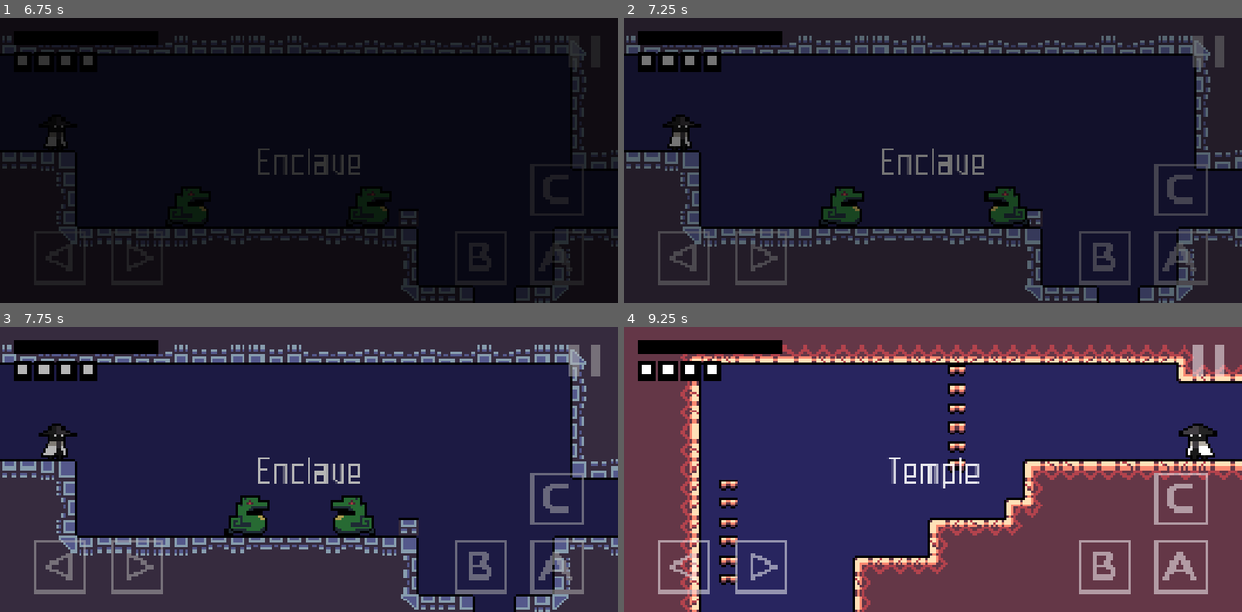
Above: before the commit, frames 1-4 (two rows, left to right).
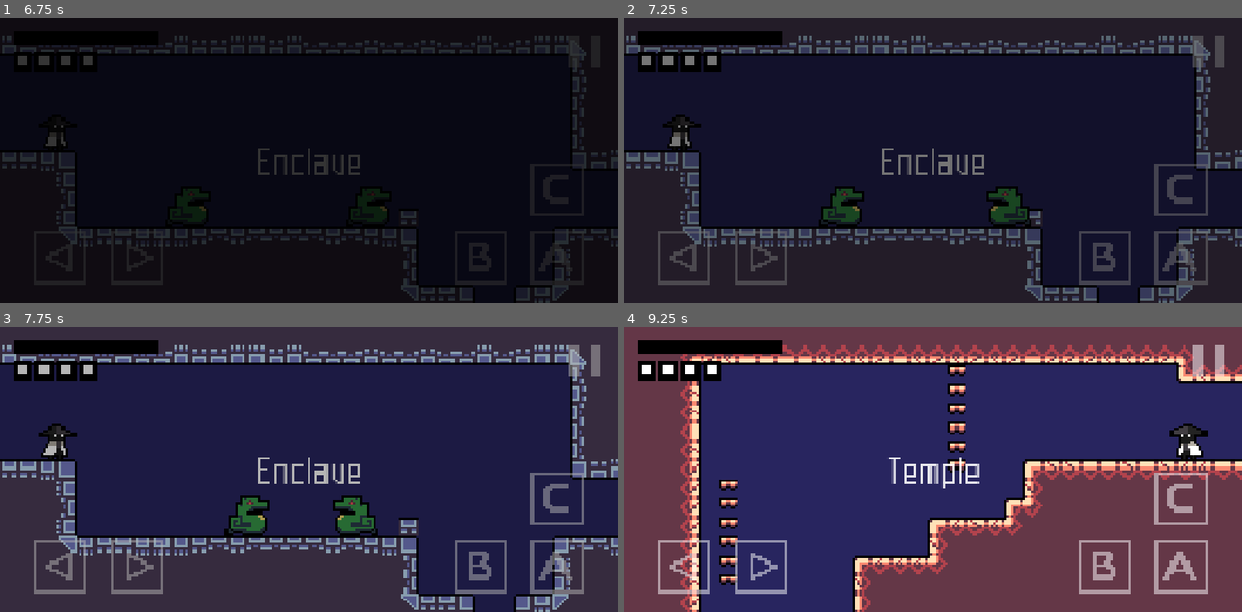
Above: after the commit, the same moments.

Repository: mowen88/mv_v1.1
Game: Godot game, scene res://states/boot_state/boot_state.tscn
Same seed, same stepped clock (60 frames per second), same inputs: the game is played once before the commit and once after it.
Inputs (mouse positions are in pixels of both pictures, inside the frame that each line leads up to):
- Up to frame 1 (6.75 s): tap Enter at 0.5, 2.75 s; move the mouse to (444, 146) at 0.52 s; hold Right (move_right) 0.53-1.25 s; hold Z (jump) 0.53-1.25 s; click (444, 146) at 0.67 s; tap Space (toggle_pause) at 1.25, 3.5 s; drag from (185, 174) to (278, 217) at 1.27 s; move the mouse to (370, 97) at 2.02 s; hold Left (move_left) 2.03-2.75 s; hold C (shoot) 2.03-2.75 s; tap Z (jump) at 2.3, 3.77, 3.8, 4.07 s; drag from (278, 217) to (123, 117) at 2.77 s; move the mouse to (494, 203) at 3.52 s; hold Right (move_right) 3.53-4.25 s; hold X (attack) 3.53-4.25 s; drag from (123, 117) to (216, 89) at 4.27 s; click "Start Game" at 5 s; click "Slot 1: Empty Slot" at 5.75 s; move the mouse to (339, 160) at 6.52 s; hold Right (move_right) from 6.53 s (still down); hold Z (jump) from 6.53 s (still down); click (339, 160) at 6.67 s
- Up to frame 2 (7.25 s): keep holding Right (move_right); keep holding Z (jump)
- Up to frame 3 (7.75 s): release Right (move_right) at 7.25 s; release Z (jump) at 7.25 s; drag from (216, 398) to (222, 515) at 7.27 s
- Up to frame 4 (9.25 s): move the mouse to (1068, 455) at 8.02 s; hold Left (move_left) 8.03-8.75 s; hold C (shoot) 8.03-8.75 s; tap Z (jump) at 8.27, 8.3, 8.57 s; drag from (809, 483) to (902, 526) at 8.77 s

Frame 1 is identical in both runs. In frame 2, 0.2% of the frame differs, in the area x 58-66%, y 59-74%; in frame 3, 0.2%; in frame 4, 0.6%, in the area x 88-96%, y 33-47%.

Commit message:
Implementing respawn and hazard logic

Diff:
--- a/core/signal_bus.gd
+++ b/core/signal_bus.gd
@@ -14,3 +14,5 @@
 signal player_max_energy_changed(new_max: int)
 
 signal player_energy_gained(entity: Node2D)
+signal player_respawn(position:Vector2)
+signal hit_hazard(entity:Node2D, damage:float)
--- a/states/world_state/components/hitbox_component.gd
+++ b/states/world_state/components/hitbox_component.gd
@@ -5,7 +5,7 @@
 @export var knockback_force: float = 200.0
 
 func _physics_process(_delta: float) -> void:
-	# Only check if this area is monit oring collisions
+	# Only check if this area is monitoring collisions
 	if not monitoring:
 		return
 	# Continuously check overlapping areas every physics frame
--- a/states/world_state/components/move_component.gd
+++ b/states/world_state/components/move_component.gd
@@ -2,11 +2,12 @@
 extends Node
 
 # Configurable movement metrics per entity
-@export var gravity: float = 900.0
+@export var gravity: float = 800.0
 @export var speed: float = 75.0
 @export var acceleration: float = 700.0
 @export var deceleration: float = 900.0
 @export var jump_velocity: float = -280.0
+@export var max_fall_speed: float = 800.0
 
 # Add parent reference
 var actor: CharacterBody2D
@@ -28,10 +29,6 @@
 	if direction != 0:
 		self.facing = int(sign(direction))
 
-		## Cut velocity to 0 for snappy turnarounds? Highlighted out for now...
-		#if (direction > 0 and actor.velocity.x < 0) or (direction < 0 and actor.velocity.x > 0):
-			#actor.velocity.x = 0.0 # Instantly cut the sliding momentum to zero
-
 		# Smoothly accelerate toward maximum run speed
 		actor.velocity.x = move_toward(actor.velocity.x, direction * speed, acceleration * delta)
 	else:
--- a/states/world_state/entities/characters/player/player.gd
+++ b/states/world_state/entities/characters/player/player.gd
@@ -13,9 +13,9 @@
 @onready var knockback_component: KnockbackComponent = $KnockbackComponent
 @onready var flash_component: FlashComponent = $FlashComponent
 
-@onready var ladder_collider = $LadderCollider
 @onready var sword = $SwordScene
 
+var last_safe_position: Vector2 = Vector2.ZERO
 var jump_counter: int = 0
 
 func _ready() -> void:
@@ -34,15 +34,32 @@
 	SignalBus.player_energy_changed.emit(energy_component.current_energy)
 
 	SignalBus.player_energy_gained.connect(_gain_energy)
+	SignalBus.player_respawn.connect(_update_respawn_point)
+	SignalBus.hit_hazard.connect(_on_hit_hazard)
 
-func is_on_ladder():
+
+func is_on_ladder() -> bool:
 	for area in hurtbox_component.get_overlapping_areas():
 		if area.is_in_group("ladders"):
 			var shape = area.get_node_or_null("CollisionShape2D")
 			global_position.x = shape.global_position.x
 			return true
-		else:
-			return false
+	return false
+
+func _update_respawn_point(position:Vector2) -> void:
+	last_safe_position = position
+	print(position)
+
+func _on_died() -> void:
+	fsm.change_state("Death")
+
+func _on_hit_hazard(entity:Node2D, damage:float) -> void:
+	health_component.damage(damage)
+	flash_component.play_flash()
+	if health_component.current_health <= 0:
+		fsm.change_state("Death")
+	else:
+		fsm.change_state("HitHazard")
 
 func _gain_energy(entity:Node2D) -> void:
 	if entity.is_in_group("energy_gaining"):
@@ -56,9 +73,6 @@
 
 	# If not input locked, set zdirection as per the relevant input
 	move_component.direction = Input.get_axis("move_left", "move_right")
-
-func _on_died() -> void:
-	fsm.change_state("death")
 
 # Testing inputs - not to be shipped !!!!
 func _unhandled_input(event: InputEvent) -> void:
--- a/states/world_state/entities/characters/player/player.tscn
+++ b/states/world_state/entities/characters/player/player.tscn
@@ -29,6 +29,7 @@
 [ext_resource type="PackedScene" uid="uid://dh1u3fofia6k0" path="res://states/world_state/components/energy_component.tscn" id="21_6mh6f"]
 [ext_resource type="PackedScene" uid="uid://d2ib61tnh3i8s" path="res://states/world_state/components/flash_component.tscn" id="21_edub2"]
 [ext_resource type="Script" uid="uid://c3sm7kuwjlmeg" path="res://states/world_state/entities/characters/player/player_states/player_climb.gd" id="21_nglex"]
+[ext_resource type="Script" uid="uid://dyl8kn1wew5sn" path="res://states/world_state/entities/characters/player/player_states/player_hit_hazard.gd" id="24_sju5j"]
 
 [sub_resource type="AtlasTexture" id="AtlasTexture_g11l2"]
 atlas = ExtResource("2_2yeee")
@@ -374,7 +375,12 @@
 script = ExtResource("21_nglex")
 metadata/_custom_type_script = "uid://w6r4fliln4v5"
 
+[node name="HitHazard" type="Node" parent="FiniteStateMachine" unique_id=35046359]
+script = ExtResource("24_sju5j")
+metadata/_custom_type_script = "uid://w6r4fliln4v5"
+
 [node name="MoveComponent" parent="." unique_id=152654165 instance=ExtResource("17_8fbs1")]
+max_fall_speed = 250.0
 
 [node name="HealthComponent" parent="." unique_id=1333011245 instance=ExtResource("17_yrv70")]
 max_health = 4
--- a/states/world_state/entities/characters/player/player_states/player_fall.gd
+++ b/states/world_state/entities/characters/player/player_states/player_fall.gd
@@ -14,7 +14,8 @@
 
 func physics_update(_delta: float) -> void:
 	# Add gravity
-	actor.velocity.y += actor.move_component.gravity * _delta
+	actor.velocity.y = min(actor.velocity.y + actor.move_component.gravity * _delta,\
+	actor.move_component.max_fall_speed)
 
 	if actor.is_on_ladder():
 		fsm.change_state("OnLadder")
--- a/states/world_state/entities/characters/player/player_states/player_hit.gd
+++ b/states/world_state/entities/characters/player/player_states/player_hit.gd
@@ -11,7 +11,11 @@
 
 func physics_update(delta: float) -> void:
 	timer -= delta
-	actor.velocity.y += actor.move_component.gravity * delta
+
+	# Add gravity
+	actor.velocity.y = min(actor.velocity.y + actor.move_component.gravity * delta,\
+	actor.move_component.max_fall_speed)
+
 	actor.move_and_slide()
 
 	if timer <= 0:
--- /dev/null
+++ b/states/world_state/entities/characters/player/player_states/player_hit_hazard.gd
@@ -0,0 +1,21 @@
+extends State
+
+@export var hurt_duration: float = 0.4
+var timer: float = 0.0
+
+func enter() -> void:
+	timer = 0.0
+	owner.velocity = Vector2.ZERO
+
+	# 3. Optional: Trigger screenshake or sound
+	SignalBus.screenshake_requested.emit(5.0, 5.0, 0.2)
+
+func update(delta: float) -> void:
+	timer += delta
+	# Keep velocity zero while stunned/hurt
+	owner.velocity = Vector2.ZERO
+
+	# Once the timer finishes, teleport to the safe position and transition back
+	if timer >= hurt_duration:
+		owner.global_position = owner.last_safe_position
+		fsm.change_state("Idle")
--- a/states/world_state/entities/characters/player/player_states/player_jump.gd
+++ b/states/world_state/entities/characters/player/player_states/player_jump.gd
@@ -1,5 +1,7 @@
 extends State
 class_name PlayerJump
+
+var gravity: float
 
 func enter() -> void:
 	actor.get_node("AnimatedSprite2D").play("jump")
@@ -7,7 +9,12 @@
 	actor.jump_counter += 1 # Increments for the double jump
 	actor.velocity.y = actor.move_component.jump_velocity
 
+	gravity = actor.move_component.gravity
+
 func handle_input(event: InputEvent) -> void:
+	if event.is_action_released("jump"):
+		gravity = actor.move_component.gravity * 4
+
 	if event.is_action_pressed("attack") and actor.get_node("AttackTimer").is_stopped():
 		fsm.change_state("AirAttack")
 
@@ -16,8 +23,10 @@
 			fsm.change_state("Heal")
 
 func physics_update(_delta: float) -> void:
+
 	# Add gravity
-	actor.velocity.y += actor.move_component.gravity * _delta
+	actor.velocity.y = min(actor.velocity.y + gravity * _delta,\
+	actor.move_component.max_fall_speed)
 
 	# Handle horizontal movement
 	actor.x_input(_delta)
--- /dev/null
+++ b/states/world_state/environment/hazard_collision.gd
@@ -0,0 +1,9 @@
+extends Area2D
+
+@export var damage:float = 1.0
+
+func _ready() -> void:
+	body_entered.connect(_on_body_entered)
+
+func _on_body_entered(body: Node2D) -> void:
+	SignalBus.hit_hazard.emit(body, damage)
--- /dev/null
+++ b/states/world_state/environment/respawn_area.gd
@@ -0,0 +1,8 @@
+extends Area2D
+
+func _ready() -> void:
+	body_entered.connect(_on_body_entered)
+
+func _on_body_entered(body: Node2D) -> void:
+	if body.is_in_group("player"):
+		SignalBus.player_respawn.emit(global_position)
--- /dev/null
+++ b/states/world_state/environment/respawn_area.tscn
@@ -0,0 +1,14 @@
+[gd_scene format=3 uid="uid://0oqxdpjjeqp0"]
+
+[ext_resource type="Script" uid="uid://cnhv8p368vdfr" path="res://states/world_state/environment/respawn_area.gd" id="1_of25t"]
+
+[sub_resource type="RectangleShape2D" id="RectangleShape2D_jfkuy"]
+size = Vector2(16, 16)
+
+[node name="SafeRespawnArea" type="Area2D" unique_id=880050542]
+collision_layer = 0
+collision_mask = 2
+script = ExtResource("1_of25t")
+
+[node name="CollisionShape2D" type="CollisionShape2D" parent="." unique_id=1509690883]
+shape = SubResource("RectangleShape2D_jfkuy")
--- /dev/null
+++ b/states/world_state/environment/spikes.tscn
@@ -0,0 +1,16 @@
+[gd_scene format=3 uid="uid://bhuxdkfjd8yie"]
+
+[ext_resource type="Script" uid="uid://cgf7g571oys8q" path="res://states/world_state/environment/hazard_collision.gd" id="1_r3bnr"]
+
+[sub_resource type="RectangleShape2D" id="RectangleShape2D_cg1sh"]
+size = Vector2(8, 8)
+
+[node name="Spikes" type="Area2D" unique_id=623717895 groups=["hazards"]]
+collision_layer = 0
+collision_mask = 10
+script = ExtResource("1_r3bnr")
+damage = 2.0
+
+[node name="CollisionShape2D" type="CollisionShape2D" parent="." unique_id=1447248947]
+position = Vector2(4, 4)
+shape = SubResource("RectangleShape2D_cg1sh")
--- a/states/world_state/rooms/02_a/02_a.tscn
+++ b/states/world_state/rooms/02_a/02_a.tscn
@@ -2,6 +2,8 @@
 
 [ext_resource type="PackedScene" uid="uid://dtgksoxcmiogl" path="res://states/world_state/rooms/base_room.tscn" id="1_gk17s"]
 [ext_resource type="TileSet" uid="uid://8nv7ijoxyd2p" path="res://states/world_state/tilesets/tileset_01.tres" id="2_vfkjq"]
+[ext_resource type="PackedScene" uid="uid://bhuxdkfjd8yie" path="res://states/world_state/environment/spikes.tscn" id="3_uppc8"]
+[ext_resource type="PackedScene" uid="uid://0oqxdpjjeqp0" path="res://states/world_state/environment/respawn_area.tscn" id="4_1k8se"]
 
 [sub_resource type="RectangleShape2D" id="RectangleShape2D_uppc8"]
 size = Vector2(16, 24)
@@ -15,7 +17,16 @@
 tile_map_data = PackedByteArray("AAABABsAAAARAAAAAAACABsAAAARAAAAAAADABsAAAAQAAAAAAAEABsAAAAPAAAAAAAFABsAAAARAAAAAAAGAB …(13200 unchanged characters)…
 tile_set = ExtResource("2_vfkjq")
 
-[node name="CameraLimits" parent="." index="3" unique_id=671455297]
+[node name="Spikes" parent="Hazards" parent_id_path=PackedInt32Array(823391477) index="0" unique_id=1452523509 instance=ExtResource("3_uppc8")]
+position = Vector2(128, 168)
+
+[node name="Spikes2" parent="Hazards" parent_id_path=PackedInt32Array(823391477) index="1" unique_id=1837279261 instance=ExtResource("3_uppc8")]
+position = Vector2(96, 136)
+
+[node name="SafeRespawnArea" parent="SafeRespawns" parent_id_path=PackedInt32Array(991808928) index="0" unique_id=880050542 instance=ExtResource("4_1k8se")]
+position = Vector2(56, 120)
+
+[node name="CameraLimits" parent="." index="5" unique_id=671455297]
 offset_left = 10.0
 offset_top = 8.0
 offset_right = 530.0
--- a/states/world_state/rooms/base_room.tscn
+++ b/states/world_state/rooms/base_room.tscn
@@ -13,6 +13,10 @@
 [node name="SolidTileMap" type="TileMapLayer" parent="." unique_id=12999079]
 
 [node name="HazardTileMap" type="TileMapLayer" parent="." unique_id=1149728441]
+
+[node name="Hazards" type="Node2D" parent="." unique_id=823391477]
+
+[node name="SafeRespawns" type="Node2D" parent="." unique_id=991808928]
 
 [node name="CameraLimits" type="ReferenceRect" parent="." unique_id=671455297]
 offset_right = 40.0
--- a/states/world_state/world_state.gd
+++ b/states/world_state/world_state.gd
@@ -107,8 +107,13 @@
 
 		var spawn_node = current_room_node.get_node_or_null("Spawns/" + str(spawn_id))
 
+		# Move the player to the new spawn point in new room
 		player.global_position = spawn_node.global_position
+		# Fallback the last safe position to the room entry
+		SignalBus.player_respawn.emit(spawn_node.global_position)
+		# Shift the cemra target to the player by default
 		camera_target.global_position = player.global_position
+		# Snap the camera to the player by default
 		game_camera.global_position = player.global_position
 
 		_update_camera_limits(current_room_node)
Not shown, added: states/world_state/entities/characters/player/player_states/player_hit_hazard.gd.uid
Not shown, added: states/world_state/environment/hazard_collision.gd.uid
Not shown, added: states/world_state/environment/respawn_area.gd.uid
Not shown, changed: mv_v1.1.apk
Not shown, changed: mv_v1.1.apk.idsig
